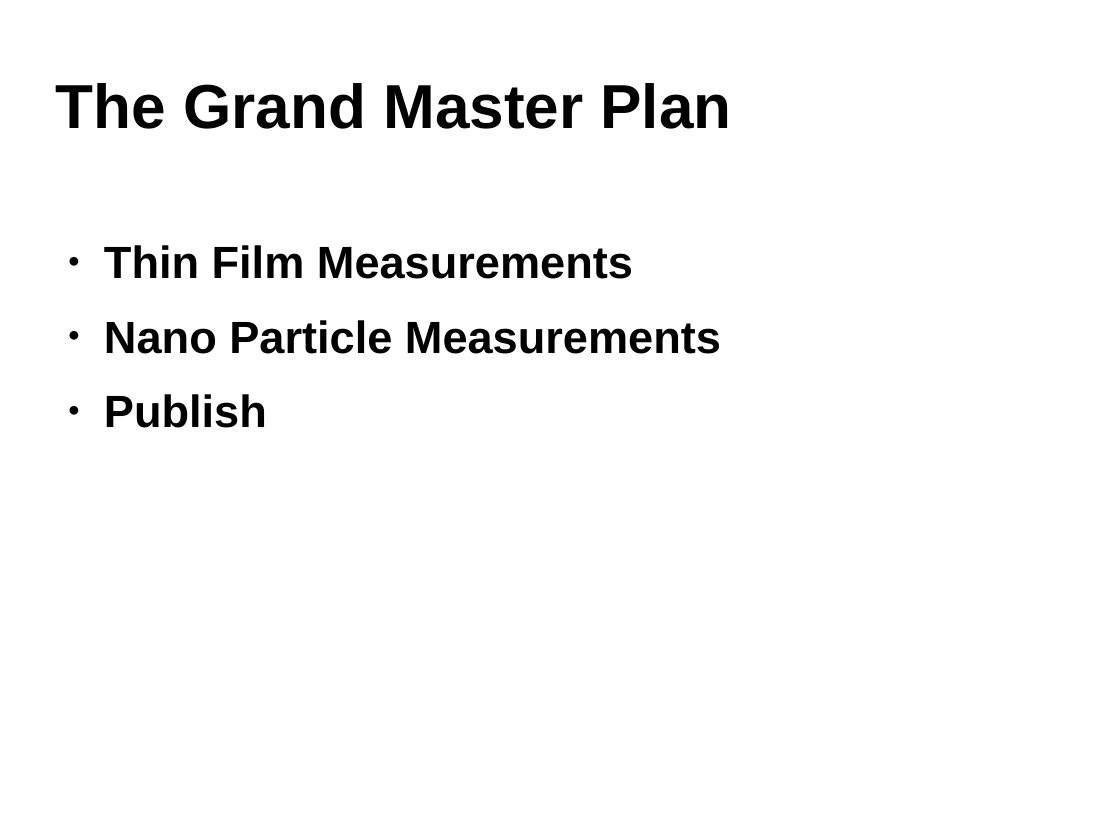
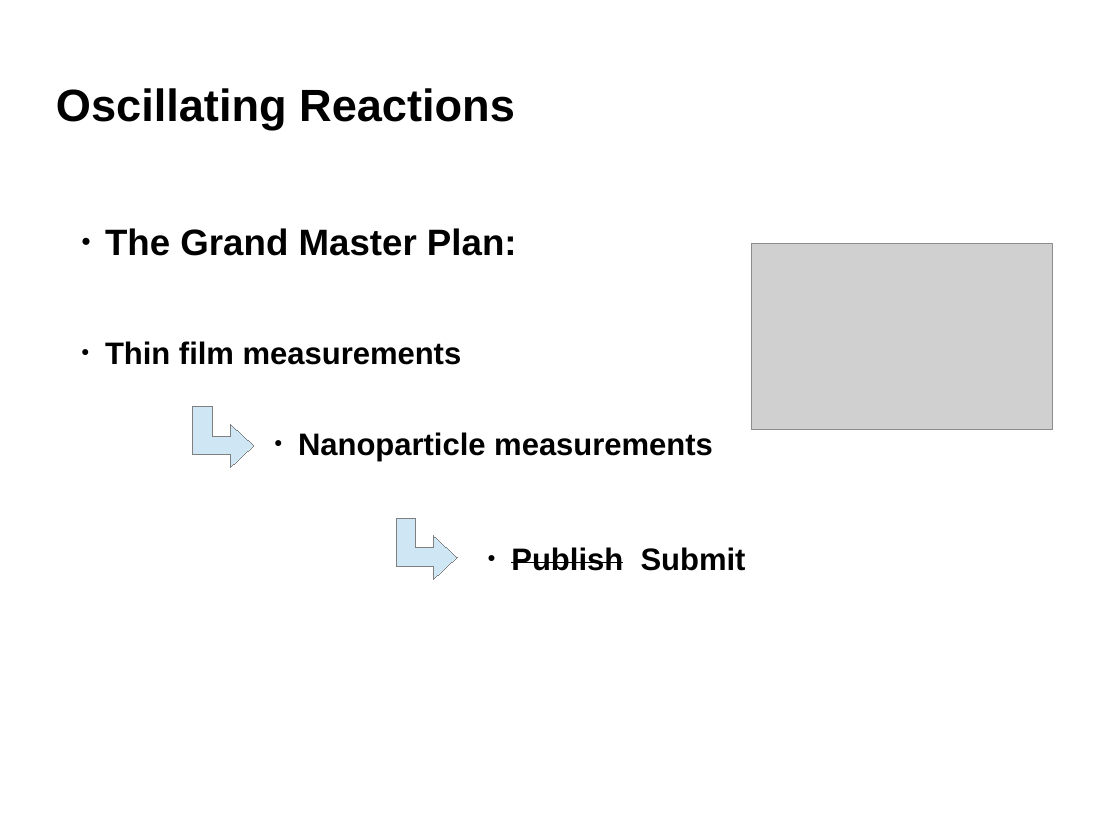
Before and after one commit to robertjensen/Thesis, a slide deck: slide 28 of defence/presentaation.odp (slide 10 before the commit). Drawn at 1120x840 pixels with LibreOffice and Linux fonts; fonts in the diff are those of the drawing; grey boxes stand for pictures; background and template pictures are left out. Boxes give left, top, right and bottom in pixels: in the first picture for what was removed or moved away, otherwise in the second. Text is boxed around its words. In the diff, an @@ line names an element or a change of style, - is before the commit and + after.

Commit message:
More work on presentation

```diff
--- a/defence/presentaation.odp
+++ b/defence/presentaation.odp
@@ title added at <box>56,88,515,130</box>, 32 pt, text #000000, bold @@
+Oscillating Reactions
@@ text "The Grand Master Plan:" at <box>105,228,517,256</box>: vertical alignment middle to top @@
@@ text at <box>105,228,517,256</box>: text changed; size 44 to 26 pt @@
-The Grand Master Plan
+● The Grand Master Plan:
@@ text removed at <box>104,245,721,428</box> @@
-● Thin Film Measurements
-● Nano Particle Measurements
-● Publish
@@ picture added at <box>752,244,1053,430</box> @@
@@ text added at <box>105,341,462,365</box>, 22 pt, text #000000, bold @@
+● Thin film measurements
@@ freeform shape added at <box>193,407,254,468</box>, fill #CFE7F5, outline #808080 0 pt @@
@@ text added at <box>298,432,713,462</box>, 22 pt, text #000000, bold @@
+● Nanoparticle measurements
@@ freeform shape added at <box>396,518,457,579</box>, fill #CFE7F5, outline #808080 0 pt @@
@@ text added at <box>511,547,746,571</box>, 22 pt, text #000000, bold, strikethrough @@
+● Publish Submit
```
Also in this commit, not shown: 24 other slides changed, 18 slides added, 14 slides removed, 8 other files.
